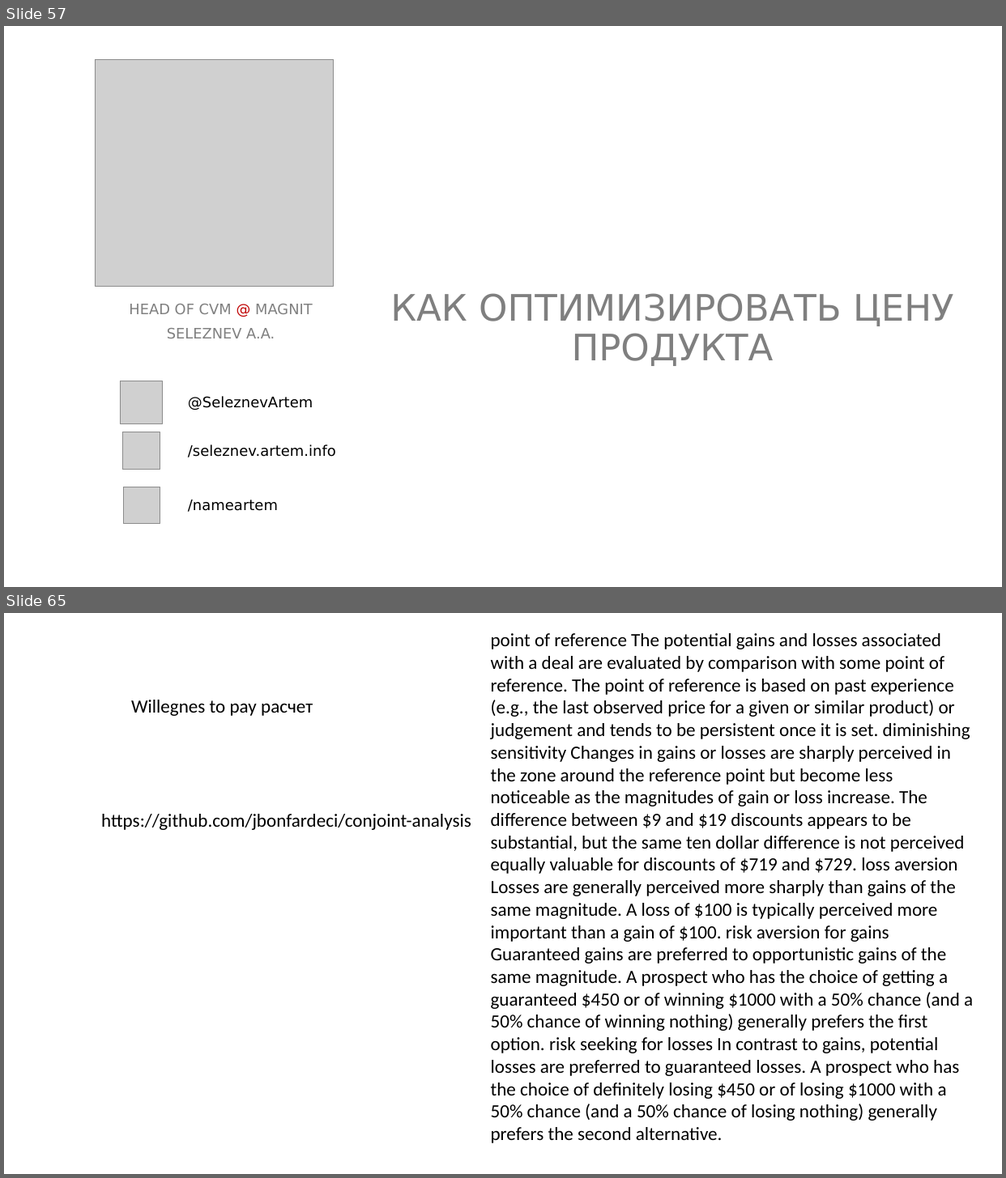
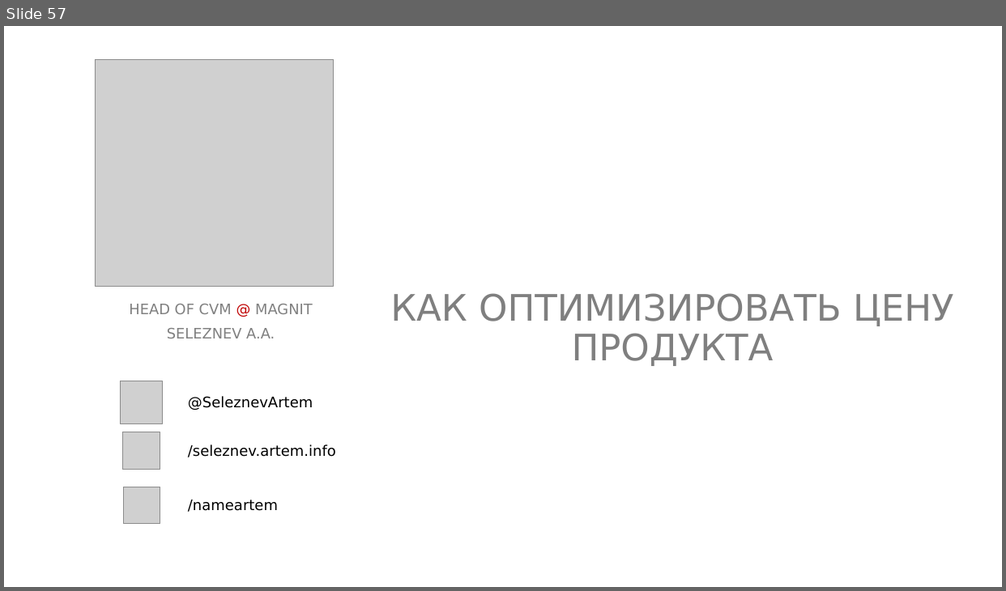
Before and after one commit to NameArtem/friday-tutor, a slide deck: ML in Marketing/1.Price optimization/вступление.pptx. Shown one above the other, each under a label of ours: slides 57 and 65 before the commit, slide 57 after it; the slides between them are not shown. The pictures are 1006x1178 and 1006x591 pixels, drawn with LibreOffice and Linux fonts; fonts in the diff are those of the drawing; grey boxes stand for pictures. Boxes give left, top, right and bottom in pixels: in the first picture for what was removed or moved away, otherwise in the second. Text is boxed around its words. In the diff, an @@ line names an element or a change of style, - is before the commit and + after.

```diff
--- a/ML in Marketing/1.Price optimization/вступление.pptx
+++ b/ML in Marketing/1.Price optimization/вступление.pptx
@@ slide 65 removed at box(4, 613, 1002, 1174), background #FFFFFF @@
@@ text removed at box(491, 633, 973, 1144) @@
-point of reference The potential gains and losses associated with a deal are evaluated by comparison with some point of reference. The point of reference is based on past experience (e.g., the last observed price for a given or similar product) or judgement and tends to be persistent once it is set. diminishing sensitivity Changes in gains or losses are sharply perceived in the zone around the reference point but become less noticeable as the magnitudes of gain or loss increase. The difference between $9 and $19 discounts appears to be substantial, but the same ten dollar difference is not perceived equally valuable for discounts of $719 and $729. loss aversion Losses are generally perceived more sharply than gains of the same magnitude. A loss of $100 is typically perceived more important than a gain of $100. risk aversion for gains Guaranteed gains are preferred to opportunistic gains of the same magnitude. A prospect who has the choice of getting a guaranteed $450 or of winning $1000 with a 50% chance (and a 50% chance of winning nothing) generally prefers the first option. risk seeking for losses In contrast to gains, potential losses are preferred to guaranteed losses. A prospect who has the choice of definitely losing $450 or of losing $1000 with a 50% chance (and a 50% chance of losing nothing) generally prefers the second alternative.
@@ text removed at box(131, 700, 313, 716) @@
-Willegnes to pay расчет
@@ text removed at box(101, 814, 471, 830) @@
-https://github.com/jbonfardeci/conjoint-analysis
```
Also in this commit, not shown: 8 other slides removed, 13 other files.
